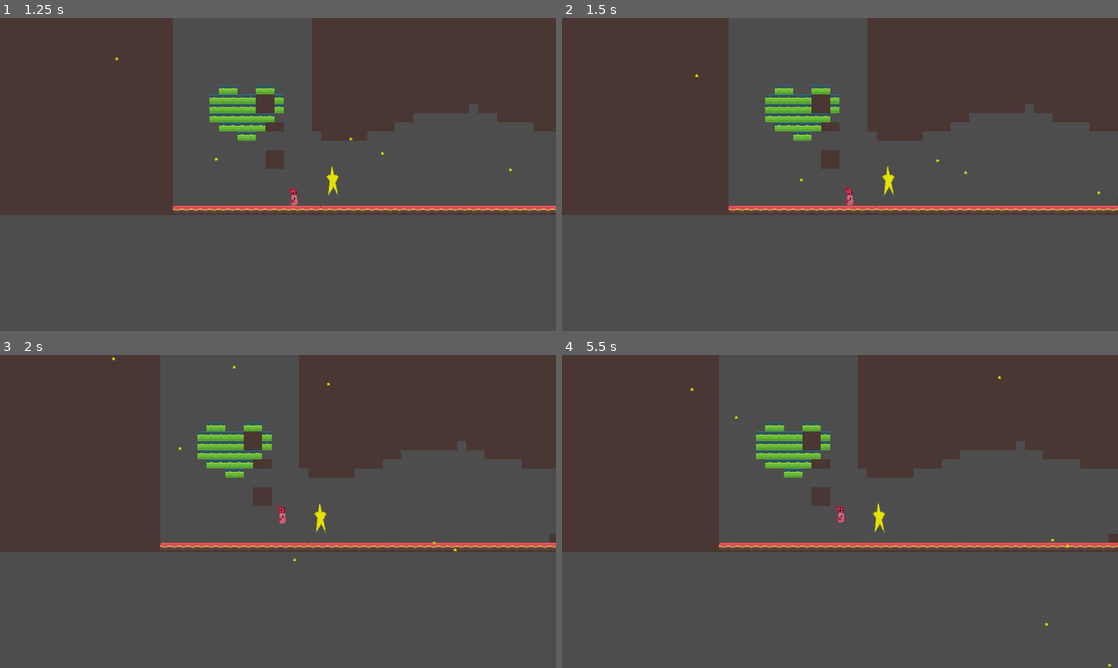
Above: before the commit, frames 1-4 (two rows, left to right).
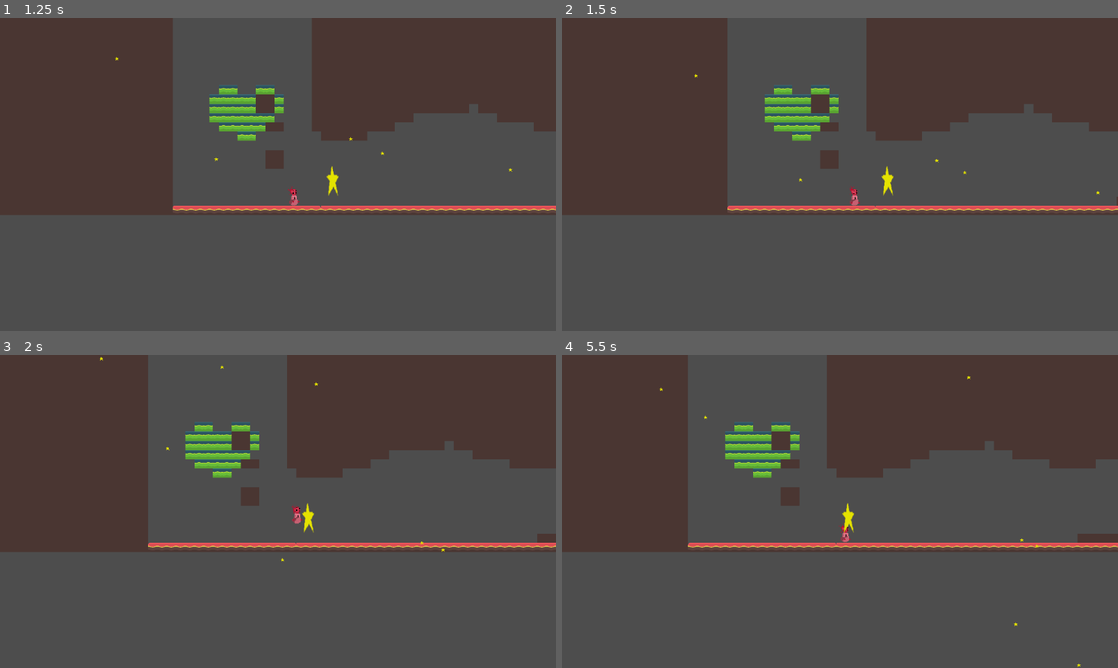
Above: after the commit, the same moments.

Repository: unsaltedkale/Quilt
Game: Godot game, scene res://TitleScreen.tscn
The game is run twice, just before and just after one commit, with the same random seed, the same clock (stepped at 60 frames per second) and the same inputs. The engine's default icon, where the game draws it, is replaced by a stand-in: a white triangle on a blue panel in a dark square. Sound files missing from this copy of the repository are replaced by a short silence.
Inputs (mouse positions are in pixels of both pictures, inside the frame that each line leads up to):
- Up to frame 1 (1.25 s): click "PLAY" at 0.5 s
- Up to frame 2 (1.5 s): move the mouse to (962, 158) at 1.27 s; hold D (move_right) from 1.28 s (still down); tap S (crouch) at 1.35 s; click (962, 158) at 1.42 s
- Up to frame 3 (2 s): keep holding D (move_right); tap Space (jump) at 1.52 s
- Up to frame 4 (5.5 s): move the mouse to (728, 527) at 2.02 s; click (728, 527) at 2.1 s; tap Space (jump) at 2.27, 3.77, 4.52, 5.27 s; move the mouse to (895, 442) at 2.77 s; release D (move_right) at 2.78 s; hold A (move_left) 2.78-3.53 s; tap E (interact) at 2.85, 5.1 s; move the mouse to (812, 574) at 3.52 s; hold D (move_right) 3.53-5.03 s; tap S (crouch) at 3.6 s; click (812, 574) at 3.67 s; tap Enter at 4.25 s; move the mouse to (1006, 558) at 4.27 s; click (1006, 558) at 4.35 s; move the mouse to (673, 464) at 5.02 s; hold A (move_left) from 5.03 s (still down)

Frame 1 is identical in both runs. In frame 2, 0.7% of the frame differs, in the area x 23-100%, y 0-62%; in frame 3, 4.9%; in frame 4, 9.7%, in the area x 17-100%, y 0-100%.

Commit message:
movement is back and cutscene freeze works

Diff:
--- a/Emily WIP/Scripts/movement_component.gd
+++ b/Emily WIP/Scripts/movement_component.gd
@@ -6,19 +6,28 @@
 @export var jump_component: JumpComponent
 @onready var Player = get_parent()
 @export var prev_player_is_cutscene: bool
+@export var cutscene_frozen: bool
 
 var previous_velocity = 0
 
 func _ready():
 	prev_player_is_cutscene = false
 
+func _process(delta) -> void:
+	if prev_player_is_cutscene != null && Player.is_cutscene != null:
+		print("beep")
+		if Player.is_cutscene != prev_player_is_cutscene:
+				print("boop")
+				Player.velocity.x = 0
+				prev_player_is_cutscene = Player.is_cutscene
+				cutscene_frozen = true
+		elif Player.is_cutscene == false:
+			cutscene_frozen = false
+			pass
+
 func handle_horizontal_movement(body: CharacterBody2D, direction: float) -> void:
 	#if recoil, launch in air a lil
 	var delta: float = get_process_delta_time()
 	var traction = 2500
-	if prev_player_is_cutscene != null && Player.is_cutscene != null:
-		if Player.is_cutscene != prev_player_is_cutscene:
-				body.velocity.x = 0
-	else:
+	if cutscene_frozen == false:
 		body.velocity.x = move_toward(body.velocity.x, direction * speed, delta * traction)
-	prev_player_is_cutscene = Player.is_cutscene
